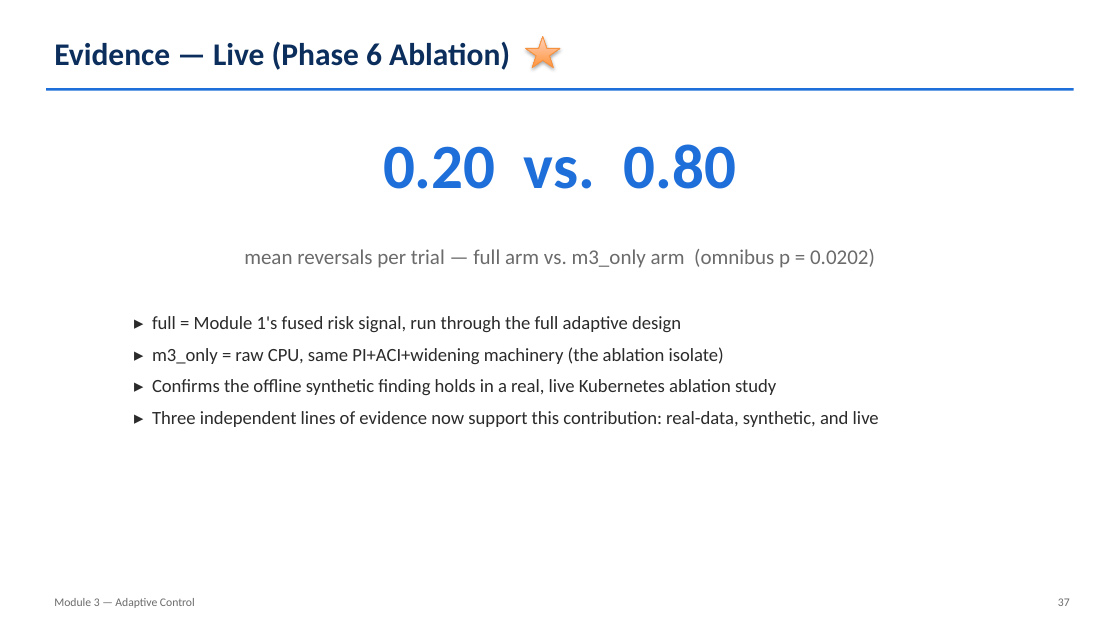
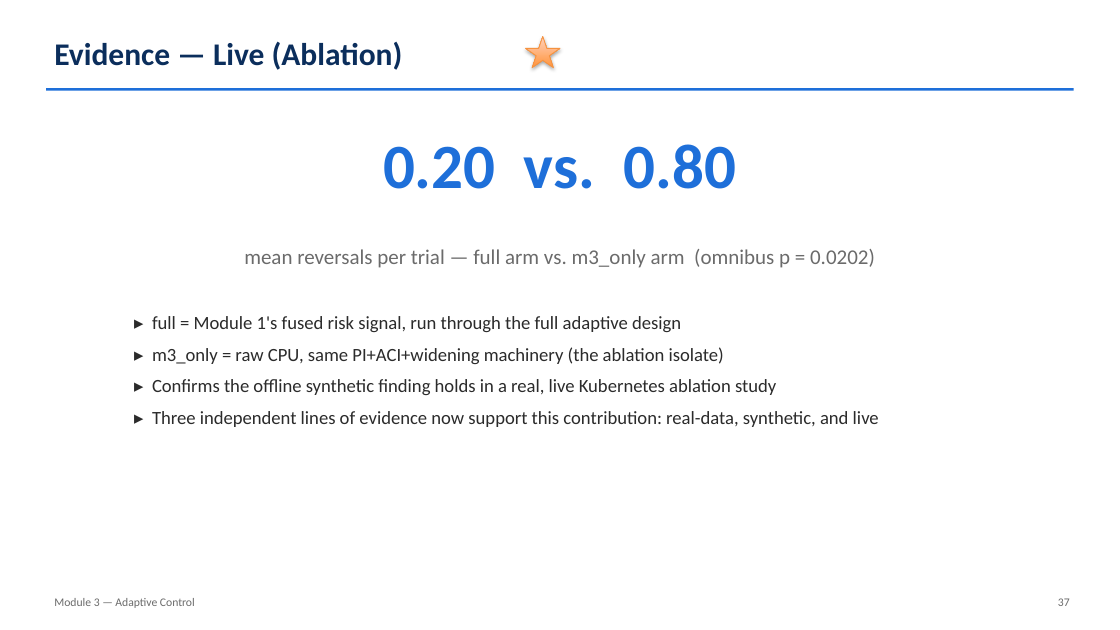
Before and after one commit to HarithaRandunu/Final_Year_Project_2026, a slide deck: slide 40 of docs/Module3_Actuator_Slides.pptx (slide 37 before the commit). Drawn at 1120x630 pixels with LibreOffice and Linux fonts; fonts in the diff are those of the drawing. Boxes give left, top, right and bottom in pixels: in the first picture for what was removed or moved away, otherwise in the second. Text is boxed around its words. In the diff, an @@ line names an element or a change of style, - is before the commit and + after.

Commit message:
Refactor and enhance live cluster components
- Updated CPU utilization handling in Module 1 and Module 3 to use 0-1 fractions instead of 0-100 percentages, improving model accuracy.
- Introduced a demo load generator script to better tune load testing parameters without affecting existing ablation trials.
- Increased PROBES_PER_BUCKET from 8 to 24 in Module 1 to enhance data granularity.
- Adjusted resource limits in teastore.yaml to prevent OOMKilled errors during high load scenarios, raising memory limits to 4608Mi.
- Improved documentation in the web application, clarifying the roles and interactions of the actuator and modules.
- Added detailed explanations in the data pipeline page to enhance understanding of the feature engineering process.
- Updated architecture diagram to accurately represent the interaction between Kubernetes and Module 2, emphasizing the priority scoring mechanism.

```diff
--- a/docs/Module3_Actuator_Slides.pptx
+++ b/docs/Module3_Actuator_Slides.pptx
@@ text at (54,41,403,70): text changed @@
-Evidence — Live (Phase 6 Ablation)
+Evidence — Live (Ablation)
```
Also in this commit, not shown: 11 other slides changed, 4 slides added, 1 slide removed, 12 other files.
